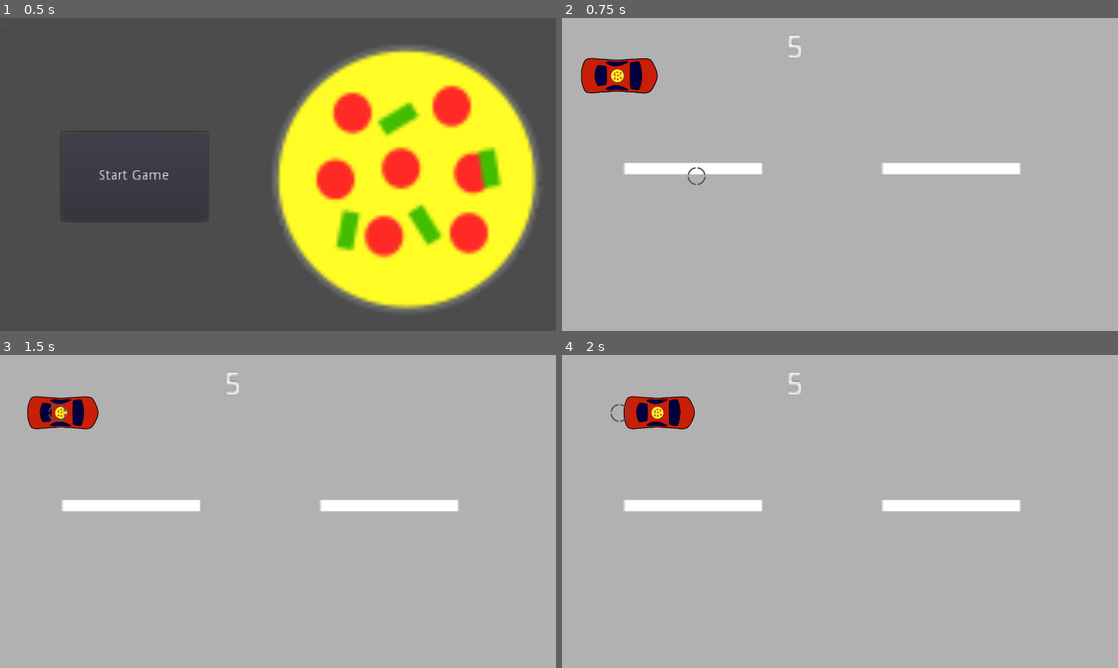
Above: before the commit, frames 1-4 (two rows, left to right).
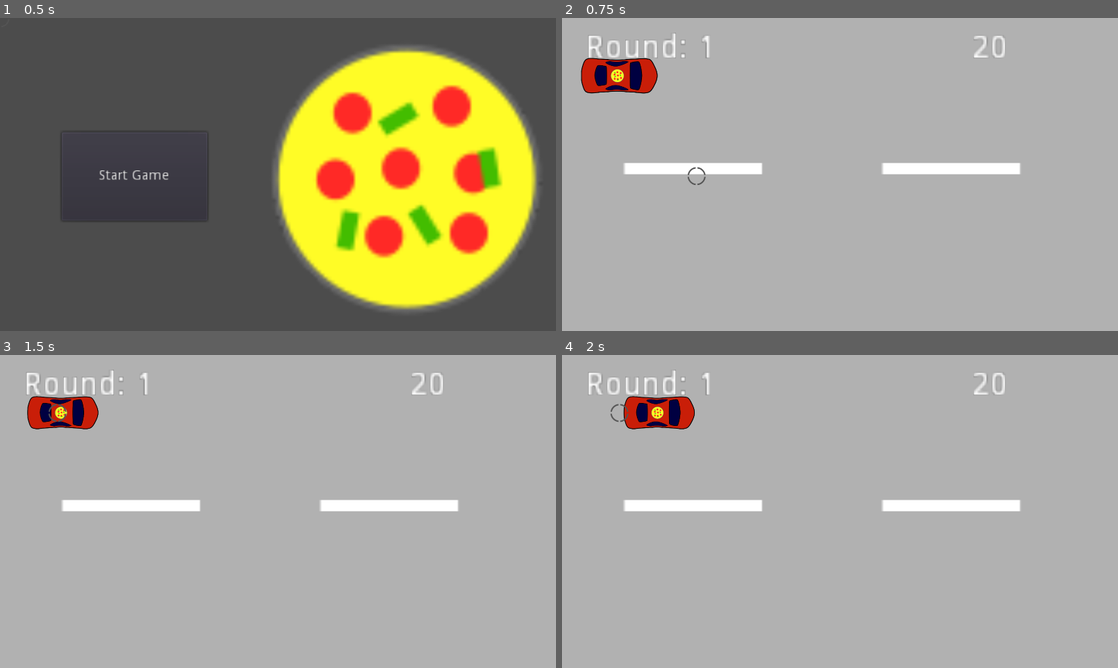
Above: after the commit, the same moments.

Repository: TheNeoGameFactory/Trijam-67-Disco-Pizza-Service
Game: Godot game, scene res://scenes/main_level/main_level.tscn
The game is run twice, just before and just after one commit, with the same random seed, the same clock (stepped at 60 frames per second) and the same inputs. Sound files missing from this copy of the repository are replaced by a short silence.
Inputs (mouse positions are in pixels of both pictures, inside the frame that each line leads up to):
- Up to frame 1 (0.5 s): no input
- Up to frame 2 (0.75 s): click "Start Game" at 0.5 s
- Up to frame 3 (1.5 s): move the mouse to (55, 414) at 1.27 s; hold Right (car_right) from 1.28 s (still down); click (55, 414) at 1.42 s
- Up to frame 4 (2 s): keep holding Right (car_right)

Frame 1 is identical in both runs. In frame 2, 0.6% of the frame differs, in the area x 4-80%, y 4-13%; in frame 3, 0.6%; in frame 4, 0.6%.

Commit message:
Schwierigkeit geändert, und dieverse andere sachen...

Diff:
--- a/Disco Pizza Service/Scenes/Barrikade/Barrikade.gd
+++ b/Disco Pizza Service/Scenes/Barrikade/Barrikade.gd
@@ -19,5 +19,6 @@
 
 func _on_Barrikade_body_entered(body):
 	if body.get_name() == "Car":
+		get_parent().health-=1
 		queue_free()
 	pass # Replace with function body.
--- a/Disco Pizza Service/Scenes/Demo Level/Demo Level.gd
+++ b/Disco Pizza Service/Scenes/Demo Level/Demo Level.gd
@@ -1,9 +1,14 @@
 extends Node2D
 
 
-var health = 5
+var health = 20
+var currentRound=1
 
 func _process(delta):
 	$Label.text = str(health)
 	if health == 0:
 		get_tree().reload_current_scene()
+
+func increaseRoundLabel():
+	currentRound+=1
+	$Round.text = "Round: "+str(currentRound)
--- a/Disco Pizza Service/Scenes/Demo Level/Demo Level.tscn
+++ b/Disco Pizza Service/Scenes/Demo Level/Demo Level.tscn
@@ -1,10 +1,8 @@
+[gd_scene load_steps=4 format=2]
 
-[gd_scene load_steps=5 format=2]
-
-[ext_resource path="res://scenes/Demo Level/Demo Level.gd" type="Script" id=4]
 [ext_resource path="res://Scenes/Car/Street.tscn" type="PackedScene" id=1]
 [ext_resource path="res://Scenes/Car/PizzaCar.tscn" type="PackedScene" id=2]
-
+[ext_resource path="res://scenes/Demo Level/Demo Level.gd" type="Script" id=4]
 
 [node name="Demo Level" type="Node2D"]
 position = Vector2( -8.04883, -2.01221 )
@@ -25,12 +23,57 @@
 polygon = PoolVector2Array( 2.51022, 3.50232, 1918.7, 3.50232, 2036.59, -90.8109, -3.83795, -93.5314, -161.631, 80.5851, -67.318, 1177.88, 2054.73, 1178.79, 2036.59, -89.904, 1919.61, 1.68848, 1920.51, 1088.1, -3.83795, 1080.85 )
 
 [node name="Label" type="Label" parent="."]
-margin_left = 780.0
+margin_left = 1419.88
 margin_top = 53.0
-margin_right = 791.0
+margin_right = 1430.88
 margin_bottom = 68.0
 rect_scale = Vector2( 8, 8 )
 text = "5"
 __meta__ = {
 "_edit_use_anchors_": false
 }
+
+[node name="Round" type="Label" parent="."]
+margin_left = 89.8203
+margin_top = 53.0
+margin_right = 145.82
+margin_bottom = 68.0
+rect_scale = Vector2( 8, 8 )
+text = "Round: 1"
+__meta__ = {
+"_edit_use_anchors_": false
+}
+
+[node name="Spawnpunkte Gegner" type="Node" parent="."]
+
+[node name="1" type="Node2D" parent="Spawnpunkte Gegner"]
+position = Vector2( 44.2679, 1020.18 )
+
+[node name="2" type="Node2D" parent="Spawnpunkte Gegner"]
+position = Vector2( 50.3044, 549.327 )
+
+[node name="3" type="Node2D" parent="Spawnpunkte Gegner"]
+position = Vector2( 1776.76, 84.512 )
+
+[node name="4" type="Node2D" parent="Spawnpunkte Gegner"]
+position = Vector2( 1806.94, 1008.11 )
+
+[node name="5" type="Node2D" parent="Spawnpunkte Gegner"]
+position = Vector2( 54.329, 58.3536 )
+
+[node name="6" type="Node2D" parent="Spawnpunkte Gegner"]
+position = Vector2( 955.788, 60.3657 )
+
+[node name="7" type="Node2D" parent="Spawnpunkte Gegner"]
+position = Vector2( 947.739, 1032.25 )
+
+[node name="Spawpunkte Barrikaden" type="Node" parent="."]
+
+[node name="1" type="Node2D" parent="Spawpunkte Barrikaden"]
+position = Vector2( 1975.97, 126.765 )
+
+[node name="2" type="Node2D" parent="Spawpunkte Barrikaden"]
+position = Vector2( 1975.97, 583.534 )
+
+[node name="3" type="Node2D" parent="Spawpunkte Barrikaden"]
+position = Vector2( 1975.97, 1020.18 )
--- a/Disco Pizza Service/Scenes/Enemys/Enemy.tscn
+++ b/Disco Pizza Service/Scenes/Enemys/Enemy.tscn
@@ -44,7 +44,6 @@
 position = Vector2( 0, 2 )
 frames = SubResource( 5 )
 animation = "Walk"
-frame = 1
 playing = true
 
 [node name="CollisionShape2D" type="CollisionShape2D" parent="."]
--- a/Disco Pizza Service/scenes/main_level/main_level.gd
+++ b/Disco Pizza Service/scenes/main_level/main_level.gd
@@ -6,6 +6,7 @@
 
 onready var pizzaGeschoss =preload("res://scenes/Geschoss/PizzaGeschoss.tscn")
 onready var gegner = preload("res://scenes/Enemys/Enemy.tscn")
+onready var barrikade = preload("res://scenes/Barrikade/Barrikade.tscn")
 
 
 
@@ -16,7 +17,8 @@
 	$"Demo Level".show()
 	$start_music.hide()
 
-
+func _ready():
+	randomize()
 
 
 func _on_stop_music_button_down():
@@ -24,7 +26,10 @@
 
 
 func _on_sound_detectorplayer_barrikaden_spawn_now():
-	#$AnimationPlayer.play("blink_colorRect")
+	var barri = barrikade.instance()
+	get_node("Demo Level").add_child(barri)
+	var random_number = randi()%3+1
+	barri.position = get_node("Demo Level/Spawpunkte Barrikaden/"+str(random_number)).position
 	pass
 
 func _on_sound_detectorplayer_farbaenderung_now():
@@ -34,7 +39,8 @@
 func _on_sound_detectorplayer_gegner_spawn_now():
 	var enemy = gegner.instance()
 	get_node("Demo Level").add_child(enemy)
-
+	var random_number = randi()%7+1
+	enemy.position = get_node("Demo Level/Spawnpunkte Gegner/"+str(random_number)).position
 
 func _on_sound_detectorplayer_schiesen_now():
 	#$AnimationPlayer.play("blink_colorRect")
--- a/Disco Pizza Service/scenes/sound-detector+player/sound_detector+player.gd
+++ b/Disco Pizza Service/scenes/sound-detector+player/sound_detector+player.gd
@@ -14,15 +14,21 @@
 signal farbaenderung_now
 
 
+var oftenBarrikade = 8
+var oftenGegner= 4
 
-func _ready():
-	read_notes("res://Music/Midi/barrikaden spawn_json.txt", notes_of_barrikaden_spawn, 1)
+
+func _readNotes():
+	read_notes("res://Music/Midi/barrikaden spawn_json.txt", notes_of_barrikaden_spawn, oftenBarrikade)
 
 	read_notes("res://Music/Midi/farbaenderung_json.txt", notes_of_farbaenderung, 2)
 
-	read_notes("res://Music/Midi/evtl gegner spawn_json.txt", notes_of_gegner_spawn, 1)
+	read_notes("res://Music/Midi/evtl gegner spawn_json.txt", notes_of_gegner_spawn, oftenGegner)
 
-	read_notes("res://Music/Midi/schießen_json.txt", notes_of_schiesen, 2)
+	read_notes("res://Music/Midi/schießen_json.txt", notes_of_schiesen, 1)
+
+func _ready():
+	_readNotes()
 	print(notes_of_schiesen)
 
 func add_note_to_main_array(array, note):
@@ -79,3 +85,24 @@
 				add_note_to_main_array(array_to_add, note)
 				scip_notes_count = 0
 			scip_notes_count +=1
+
+
+func _on_AudioStreamPlayer_finished():
+	if oftenBarrikade>2:
+		oftenBarrikade-=1
+	if oftenGegner >=2:
+		oftenGegner-=1
+	_readNotes()
+	get_tree().get_root().get_node("main_level/Demo Level").health+=25
+	get_tree().get_root().get_node("main_level/Demo Level").increaseRoundLabel()
+
+	var timer = Timer.new()
+	add_child(timer)
+	timer.set_one_shot(true)
+	timer.set_wait_time(3)
+	timer.connect("timeout", self, "_timer_callback")
+	timer.start()
+	pass # Replace with function body.
+
+func _timer_callback():
+	$AudioStreamPlayer.play()
--- a/Disco Pizza Service/scenes/sound-detector+player/sound_detector+player.tscn
+++ b/Disco Pizza Service/scenes/sound-detector+player/sound_detector+player.tscn
@@ -10,4 +10,5 @@
 stream = ExtResource( 1 )
 
 [node name="note_timer" type="Timer" parent="."]
+[connection signal="finished" from="AudioStreamPlayer" to="." method="_on_AudioStreamPlayer_finished"]
 [connection signal="timeout" from="note_timer" to="." method="_on_Timer_timeout"]
